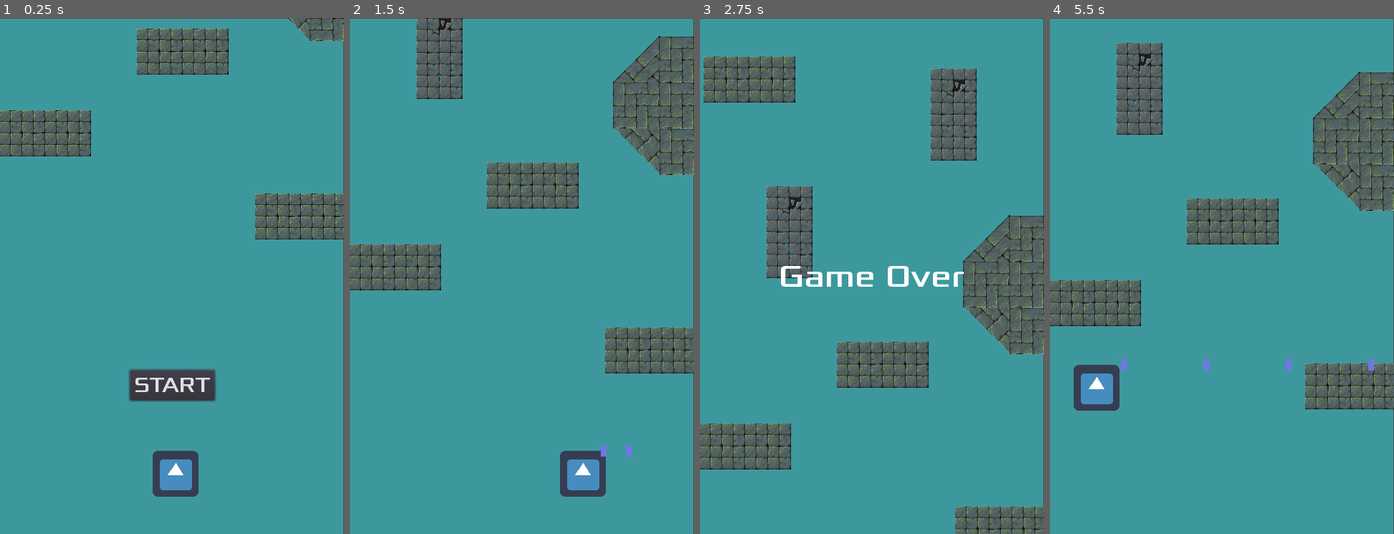
Above: before the commit, frames 1-4 (left to right).
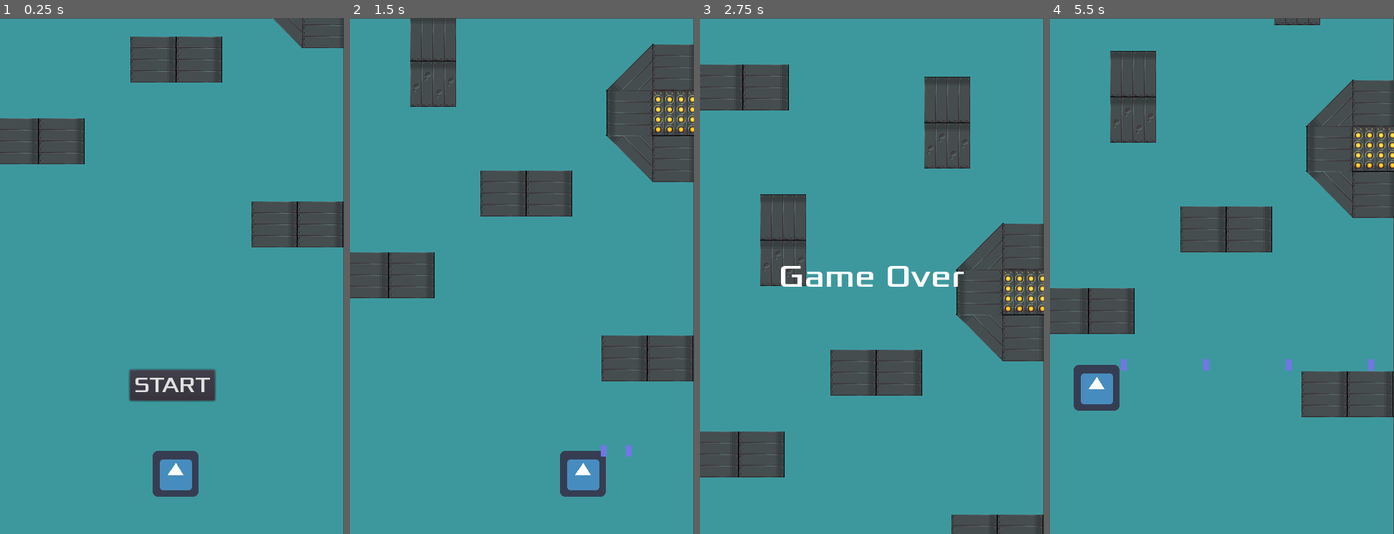
Above: after the commit, the same moments.

Repository: Harrison-Winters/Jet-Pack-Escape
Game: Godot game, scene res://Stage1.tscn
Same seed, same stepped clock (60 frames per second), same inputs: the game is played once before the commit and once after it. The engine's default icon, where the game draws it, is replaced by a stand-in: a white triangle on a blue panel in a dark square.
Inputs:
- Up to frame 1 (0.25 s): no input
- Up to frame 2 (1.5 s): click "START" at 0.5 s; hold Right (ui_right) from 1.28 s (still down); hold Z (shoot) from 1.28 s (still down)
- Up to frame 3 (2.75 s): release Right (ui_right) at 2.03 s; release Z (shoot) at 2.03 s; hold Down (ui_down) from 2.03 s (still down); tap Z (shoot) at 2.1 s
- Up to frame 4 (5.5 s): release Down (ui_down) at 2.78 s; hold Right (ui_right) 2.78-3.53 s; hold Z (shoot) 2.78-3.53 s; hold Up (ui_up) 3.53-4.25 s; tap Z (shoot) at 3.6 s; click "START" at 4.25 s; hold Left (ui_left) from 5.03 s (still down); hold Z (shoot) from 5.03 s (still down)

The runs differ from the first frame. In frame 1, 5.7% of the frame differs, in the area x 0-100%, y 0-45%; in frame 2, 10%; in frame 3, 13%, in the area x 0-100%, y 7-100%; in frame 4, 11%.

Commit message:
New texture

Diff:
--- a/Jetpack Escape/FallingWall.tscn
+++ b/Jetpack Escape/FallingWall.tscn
@@ -1,7 +1,8 @@
-[gd_scene load_steps=3 format=2]
+[gd_scene load_steps=4 format=2]
 
 [ext_resource path="res://art/png/TILE_1B.png" type="Texture" id=1]
 [ext_resource path="res://Wall.gd" type="Script" id=2]
+[ext_resource path="res://art/png/SUPPORT_1D.png" type="Texture" id=3]
 
 [node name="FallingWall" type="Node2D"]
 script = ExtResource( 2 )
@@ -15,3 +16,7 @@
 [node name="Tile1b" type="Sprite" parent="StaticBody2D"]
 position = Vector2( 33, 33 )
 texture = ExtResource( 1 )
+
+[node name="Support1d" type="Sprite" parent="StaticBody2D"]
+position = Vector2( 33, 33 )
+texture = ExtResource( 3 )
--- a/Jetpack Escape/Part1.tscn
+++ b/Jetpack Escape/Part1.tscn
@@ -31,7 +31,7 @@
 position = Vector2( 383, -6 )
 
 [node name="Obstacle3" parent="." groups=["ObstaclesPart1"] instance=ExtResource( 1 )]
-position = Vector2( 646, 441 )
+position = Vector2( 650, 441 )
 
 [node name="Obstacle4" parent="." groups=["ObstaclesPart1"] instance=ExtResource( 1 )]
 position = Vector2( 492, -748 )
@@ -108,7 +108,7 @@
 position = Vector2( 1600, -10757 )
 
 [node name="Node2D" parent="." groups=["ObstaclesPart1"] instance=ExtResource( 7 )]
-position = Vector2( 297, -2592 )
+position = Vector2( 295, -2592 )
 
 [node name="Node2D2" parent="." groups=["ObstaclesPart1"] instance=ExtResource( 7 )]
 position = Vector2( 355, -3218 )
@@ -200,7 +200,7 @@
 position = Vector2( 649, -6006 )
 
 [node name="Wall19" parent="." groups=["ObstaclesPart1"] instance=ExtResource( 7 )]
-position = Vector2( 398, -6122 )
+position = Vector2( 587, -6289 )
 
 [node name="Wall20" parent="." groups=["ObstaclesPart1"] instance=ExtResource( 1 )]
 position = Vector2( 294, -6298 )
@@ -221,13 +221,13 @@
 position = Vector2( 299, -6589 )
 
 [node name="Wall27" parent="." groups=["ObstaclesPart1"] instance=ExtResource( 7 )]
-position = Vector2( 567, -7140 )
+position = Vector2( 308, -7066 )
 
 [node name="Wall25" parent="." groups=["ObstaclesPart1"] instance=ExtResource( 8 )]
 position = Vector2( 424, -6814 )
 
 [node name="Wall26" parent="." groups=["ObstaclesPart1"] instance=ExtResource( 8 )]
-position = Vector2( 295, -7116 )
+position = Vector2( 569, -7145 )
 
 [node name="Wall28" parent="." groups=["ObstaclesPart1"] instance=ExtResource( 8 )]
 position = Vector2( 656, -7447 )
@@ -254,7 +254,7 @@
 position = Vector2( 1135, -7491 )
 
 [node name="Wall35" parent="." groups=["ObstaclesPart1"] instance=ExtResource( 8 )]
-position = Vector2( 609, -6291 )
+position = Vector2( 393, -6126 )
 
 [node name="Wall36" parent="." groups=["ObstaclesPart1"] instance=ExtResource( 2 )]
 position = Vector2( 533, -4912 )
@@ -273,7 +273,7 @@
 rotation = 1.5708
 
 [node name="Wall39" parent="." groups=["ObstaclesPart1"] instance=ExtResource( 8 )]
-position = Vector2( 300, -8027 )
+position = Vector2( 452, -8513 )
 
 [node name="Wall42" parent="." groups=["ObstaclesPart1"] instance=ExtResource( 3 )]
 position = Vector2( 791, -8338 )
@@ -283,7 +283,7 @@
 position = Vector2( 287, -8301 )
 
 [node name="Wall43" parent="." groups=["ObstaclesPart1"] instance=ExtResource( 7 )]
-position = Vector2( 462, -8506 )
+position = Vector2( 301, -8023 )
 
 [node name="Wall62" parent="." groups=["ObstaclesPart1"] instance=ExtResource( 7 )]
 position = Vector2( 302, -8933 )
@@ -325,7 +325,7 @@
 position = Vector2( 310, -9947 )
 
 [node name="Wall59" parent="." groups=["ObstaclesPart1"] instance=ExtResource( 7 )]
-position = Vector2( 648, -10428 )
+position = Vector2( 653, -10428 )
 
 [node name="Wall21" parent="Wall59" groups=["ObstaclesPart1"] instance=ExtResource( 1 )]
 position = Vector2( -91, 704 )
@@ -334,10 +334,10 @@
 position = Vector2( 435, -9869 )
 
 [node name="Wall67" parent="." groups=["ObstaclesPart1"] instance=ExtResource( 7 )]
-position = Vector2( 648, -10556 )
+position = Vector2( 653, -10556 )
 
 [node name="Wall68" parent="." groups=["ObstaclesPart1"] instance=ExtResource( 7 )]
-position = Vector2( 648, -10684 )
+position = Vector2( 653, -10684 )
 
 [node name="Wall57" parent="." groups=["ObstaclesPart1"] instance=ExtResource( 1 )]
 position = Vector2( 576, -9753 )
@@ -346,7 +346,7 @@
 position = Vector2( -106, 689 )
 
 [node name="Wall58" parent="." groups=["ObstaclesPart1"] instance=ExtResource( 7 )]
-position = Vector2( 648, -10300 )
+position = Vector2( 653, -10300 )
 
 [node name="Wall69" parent="." groups=["ObstaclesPart1"] instance=ExtResource( 7 )]
 position = Vector2( 299, -10556 )
--- a/Jetpack Escape/Stage1.tscn
+++ b/Jetpack Escape/Stage1.tscn
@@ -66,7 +66,7 @@
 [node name="HUD" parent="." instance=ExtResource( 4 )]
 
 [node name="Part1" parent="." instance=ExtResource( 6 )]
-position = Vector2( -291, -197 )
+position = Vector2( -300, -186 )
 __meta__ = {
 "_edit_vertical_guides_": [ 750.0 ]
 }
--- a/Jetpack Escape/Wall1.tscn
+++ b/Jetpack Escape/Wall1.tscn
@@ -1,7 +1,8 @@
-[gd_scene load_steps=3 format=2]
+[gd_scene load_steps=4 format=2]
 
 [ext_resource path="res://art/png/TILE_1A.png" type="Texture" id=1]
 [ext_resource path="res://Obstacles.gd" type="Script" id=2]
+[ext_resource path="res://art/png/SUPPORT_1A.png" type="Texture" id=4]
 
 [node name="Wall1" type="Node2D"]
 script = ExtResource( 2 )
@@ -9,8 +10,8 @@
 [node name="StaticBody2D" type="StaticBody2D" parent="."]
 
 [node name="CollisionPolygon2D" type="CollisionPolygon2D" parent="StaticBody2D"]
-position = Vector2( 64.5, 33 )
-scale = Vector2( 2.09961, 1 )
+position = Vector2( 65, 33 )
+scale = Vector2( 2.05078, 1 )
 polygon = PoolVector2Array( 32, 32, -32, 32, -32, -32, 32, -32 )
 
 [node name="Sprite" type="Sprite" parent="StaticBody2D"]
@@ -20,3 +21,13 @@
 [node name="Sprite2" type="Sprite" parent="StaticBody2D"]
 position = Vector2( 97, 33 )
 texture = ExtResource( 1 )
+
+[node name="Support1a" type="Sprite" parent="."]
+position = Vector2( 33, 33 )
+rotation = 1.5708
+texture = ExtResource( 4 )
+
+[node name="Support1a2" type="Sprite" parent="."]
+position = Vector2( 97, 33 )
+rotation = 1.5708
+texture = ExtResource( 4 )
--- a/Jetpack Escape/Wall2.tscn
+++ b/Jetpack Escape/Wall2.tscn
@@ -1,8 +1,10 @@
-[gd_scene load_steps=4 format=2]
+[gd_scene load_steps=6 format=2]
 
 [ext_resource path="res://art/png/TILE_2B.png" type="Texture" id=1]
 [ext_resource path="res://Obstacles.gd" type="Script" id=2]
 [ext_resource path="res://art/png/TILE_2E.png" type="Texture" id=3]
+[ext_resource path="res://art/png/SUPPORT_1A.png" type="Texture" id=4]
+[ext_resource path="res://art/png/SUPPORT_1B.png" type="Texture" id=5]
 
 [node name="Wall2" type="Node2D"]
 script = ExtResource( 2 )
@@ -10,8 +12,8 @@
 [node name="StaticBody2D" type="StaticBody2D" parent="."]
 
 [node name="CollisionPolygon2D" type="CollisionPolygon2D" parent="StaticBody2D"]
-position = Vector2( 32.4875, 64.25 )
-scale = Vector2( 1.16235, 2.12402 )
+position = Vector2( 33, 64.5 )
+scale = Vector2( 1.07422, 2.02148 )
 polygon = PoolVector2Array( 32, 32, -32, 32, -32, -32, 32, -32 )
 
 [node name="Sprite" type="Sprite" parent="StaticBody2D"]
@@ -23,3 +25,11 @@
 position = Vector2( 33, 97 )
 texture = ExtResource( 3 )
 region_filter_clip = true
+
+[node name="Support1b" type="Sprite" parent="."]
+position = Vector2( 33, 97 )
+texture = ExtResource( 5 )
+
+[node name="Support1a" type="Sprite" parent="."]
+position = Vector2( 33, 33 )
+texture = ExtResource( 4 )
--- a/Jetpack Escape/Wall3.tscn
+++ b/Jetpack Escape/Wall3.tscn
@@ -1,7 +1,9 @@
-[gd_scene load_steps=3 format=2]
+[gd_scene load_steps=5 format=2]
 
 [ext_resource path="res://art/png/TILE_1C.png" type="Texture" id=1]
 [ext_resource path="res://Obstacles.gd" type="Script" id=2]
+[ext_resource path="res://art/png/SUPPORT_3D.png" type="Texture" id=4]
+[ext_resource path="res://art/png/SUPPORT_1A.png" type="Texture" id=5]
 
 [node name="Wall3" type="Node2D"]
 script = ExtResource( 2 )
@@ -16,6 +18,7 @@
 position = Vector2( 73, -8 )
 rotation = 2.35619
 scale = Vector2( 1, 1.43206 )
+z_index = -1
 polygon = PoolVector2Array( 32, 32, -32, 32, -32, -32, 32, -32 )
 
 [node name="CollisionPolygon2D4" type="CollisionPolygon2D" parent="StaticBody2D"]
@@ -30,6 +33,7 @@
 polygon = PoolVector2Array( 32, 32, -32, 32, -32, -32, 32, -32 )
 
 [node name="CollisionPolygon2D2" type="CollisionPolygon2D" parent="StaticBody2D"]
+visible = false
 position = Vector2( 34, 33 )
 polygon = PoolVector2Array( 32, 32, -32, 32, -32, -32, 32, -32 )
 
@@ -37,19 +41,13 @@
 position = Vector2( 98, 33 )
 polygon = PoolVector2Array( 32, 32, 14.5943, 32, -32, 32, -32, -32, 32, -32 )
 
-[node name="Tile1c4" type="Sprite" parent="StaticBody2D"]
-position = Vector2( 73, -8 )
-rotation = 2.35619
-scale = Vector2( 1, 1.43206 )
+[node name="Sprite" type="Sprite" parent="StaticBody2D"]
+position = Vector2( 33, 32 )
 texture = ExtResource( 1 )
 
-[node name="Sprite" type="Sprite" parent="StaticBody2D"]
-position = Vector2( 33, 33 )
-texture = ExtResource( 1 )
-
-[node name="Sprite2" type="Sprite" parent="StaticBody2D"]
-position = Vector2( 32, -32 )
-texture = ExtResource( 1 )
+[node name="Support3d" type="Sprite" parent="StaticBody2D/Sprite"]
+position = Vector2( 0, 1 )
+texture = ExtResource( 4 )
 
 [node name="Tile1c" type="Sprite" parent="StaticBody2D"]
 position = Vector2( 97, 33 )
@@ -65,3 +63,32 @@
 [node name="Tile1c2" type="Sprite" parent="StaticBody2D"]
 position = Vector2( 33, 97 )
 texture = ExtResource( 1 )
+
+[node name="Support1a" type="Sprite" parent="."]
+position = Vector2( 97, 33 )
+rotation = 1.5708
+texture = ExtResource( 5 )
+
+[node name="Support1a2" type="Sprite" parent="."]
+position = Vector2( 33, 97 )
+rotation = 4.71239
+texture = ExtResource( 5 )
+
+[node name="Support1a3" type="Sprite" parent="."]
+position = Vector2( 33, -31 )
+rotation = 4.71239
+texture = ExtResource( 5 )
+
+[node name="Support1a4" type="Sprite" parent="."]
+position = Vector2( 75, 74 )
+rotation = 0.785398
+scale = Vector2( 1, 1.432 )
+z_index = -1
+texture = ExtResource( 5 )
+
+[node name="Support1a5" type="Sprite" parent="."]
+position = Vector2( 75, -8 )
+rotation = 2.35619
+scale = Vector2( 1, 1.432 )
+z_index = -1
+texture = ExtResource( 5 )
--- a/Jetpack Escape/Wall4.tscn
+++ b/Jetpack Escape/Wall4.tscn
@@ -1,11 +1,10 @@
-[gd_scene load_steps=5 format=2]
+[gd_scene load_steps=4 format=2]
 
-[ext_resource path="res://art/png/TILE_1C.png" type="Texture" id=1]
-[ext_resource path="res://art/png/TILE_1D.png" type="Texture" id=2]
+[ext_resource path="res://art/png/SUPPORT_3A.png" type="Texture" id=1]
 [ext_resource path="res://Wall.gd" type="Script" id=3]
 
 [sub_resource type="RectangleShape2D" id=1]
-extents = Vector2( 65.5, 66 )
+extents = Vector2( 65.5, 65.5 )
 
 [node name="Wall4" type="Node2D"]
 script = ExtResource( 3 )
@@ -13,21 +12,23 @@
 [node name="StaticBody2D" type="StaticBody2D" parent="."]
 
 [node name="CollisionShape2D" type="CollisionShape2D" parent="StaticBody2D"]
-position = Vector2( 64.5, 65 )
+position = Vector2( 64.5, 64.5 )
 shape = SubResource( 1 )
 
-[node name="Tile1c" type="Sprite" parent="."]
-position = Vector2( 33, 33 )
+[node name="Support3a" type="Sprite" parent="StaticBody2D"]
+position = Vector2( 33, 97 )
 texture = ExtResource( 1 )
 
-[node name="Tile1c2" type="Sprite" parent="."]
-position = Vector2( 97, 33 )
+[node name="Support3a3" type="Sprite" parent="StaticBody2D"]
+position = Vector2( 97, 97 )
 texture = ExtResource( 1 )
 
-[node name="Tile1d" type="Sprite" parent="."]
-position = Vector2( 97, 97 )
-texture = ExtResource( 2 )
+[node name="Support3a4" type="Sprite" parent="StaticBody2D"]
+position = Vector2( 97, 33 )
+rotation = 3.14159
+texture = ExtResource( 1 )
 
-[node name="Tile1c3" type="Sprite" parent="."]
-position = Vector2( 33, 97 )
+[node name="Support3a5" type="Sprite" parent="StaticBody2D"]
+position = Vector2( 33, 33 )
+rotation = 3.14159
 texture = ExtResource( 1 )
--- a/Jetpack Escape/Wall5.tscn
+++ b/Jetpack Escape/Wall5.tscn
@@ -1,8 +1,10 @@
-[gd_scene load_steps=5 format=2]
+[gd_scene load_steps=7 format=2]
 
 [ext_resource path="res://art/png/TILE_2E.png" type="Texture" id=1]
 [ext_resource path="res://art/png/TILE_2A.png" type="Texture" id=2]
 [ext_resource path="res://Wall.gd" type="Script" id=3]
+[ext_resource path="res://art/png/SUPPORT_1A.png" type="Texture" id=4]
+[ext_resource path="res://art/png/SUPPORT_1B.png" type="Texture" id=5]
 
 [sub_resource type="RectangleShape2D" id=1]
 extents = Vector2( 65, 33 )
@@ -23,3 +25,13 @@
 [node name="Tile2e" type="Sprite" parent="StaticBody2D"]
 position = Vector2( 33, 33 )
 texture = ExtResource( 1 )
+
+[node name="Support1b" type="Sprite" parent="."]
+position = Vector2( 33, 33 )
+rotation = 4.71239
+texture = ExtResource( 5 )
+
+[node name="Support1a2" type="Sprite" parent="."]
+position = Vector2( 97, 33 )
+rotation = 1.5708
+texture = ExtResource( 4 )
--- a/Jetpack Escape/Wall6.tscn
+++ b/Jetpack Escape/Wall6.tscn
@@ -1,8 +1,9 @@
-[gd_scene load_steps=5 format=2]
+[gd_scene load_steps=6 format=2]
 
 [ext_resource path="res://art/png/TILE_2C.png" type="Texture" id=1]
 [ext_resource path="res://art/png/TILE_2D.png" type="Texture" id=2]
 [ext_resource path="res://Wall.gd" type="Script" id=3]
+[ext_resource path="res://art/png/SUPPORT_4A.png" type="Texture" id=4]
 
 [sub_resource type="RectangleShape2D" id=1]
 extents = Vector2( 65, 65 )
@@ -31,3 +32,21 @@
 [node name="Tile2d3" type="Sprite" parent="."]
 position = Vector2( 33, 97 )
 texture = ExtResource( 2 )
+
+[node name="Support4a" type="Sprite" parent="."]
+position = Vector2( 33, 33 )
+rotation = 3.14159
+texture = ExtResource( 4 )
+
+[node name="Support4a2" type="Sprite" parent="."]
+position = Vector2( 97, 33 )
+rotation = 3.14159
+texture = ExtResource( 4 )
+
+[node name="Support4a3" type="Sprite" parent="."]
+position = Vector2( 97, 97 )
+texture = ExtResource( 4 )
+
+[node name="Support4a4" type="Sprite" parent="."]
+position = Vector2( 33, 97 )
+texture = ExtResource( 4 )
--- a/Jetpack Escape/Wall7.tscn
+++ b/Jetpack Escape/Wall7.tscn
@@ -1,8 +1,9 @@
-[gd_scene load_steps=6 format=2]
+[gd_scene load_steps=7 format=2]
 
 [ext_resource path="res://art/png/TILE_1C.png" type="Texture" id=1]
 [ext_resource path="res://art/png/TILE_1D.png" type="Texture" id=2]
 [ext_resource path="res://Wall.gd" type="Script" id=3]
+[ext_resource path="res://art/png/SUPPORT_2A.png" type="Texture" id=4]
 
 [sub_resource type="RectangleShape2D" id=1]
 extents = Vector2( 65.5, 33.5 )
@@ -38,3 +39,23 @@
 [node name="Tile1d" type="Sprite" parent="StaticBody2D"]
 position = Vector2( 97, 97 )
 texture = ExtResource( 2 )
+
+[node name="Support2a" type="Sprite" parent="."]
+position = Vector2( 33, 33 )
+rotation = 1.5708
+texture = ExtResource( 4 )
+
+[node name="Support2a2" type="Sprite" parent="."]
+position = Vector2( 97, 33 )
+rotation = 1.5708
+texture = ExtResource( 4 )
+
+[node name="Support2a3" type="Sprite" parent="."]
+position = Vector2( 97, 97 )
+rotation = 1.5708
+texture = ExtResource( 4 )
+
+[node name="Support2a4" type="Sprite" parent="."]
+position = Vector2( 161, 97 )
+rotation = 1.5708
+texture = ExtResource( 4 )
